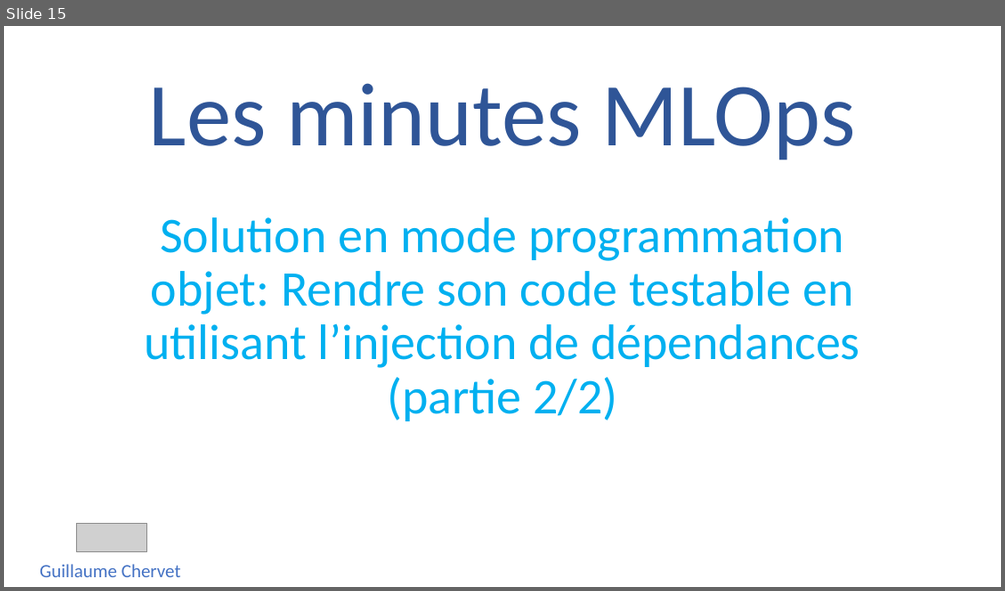
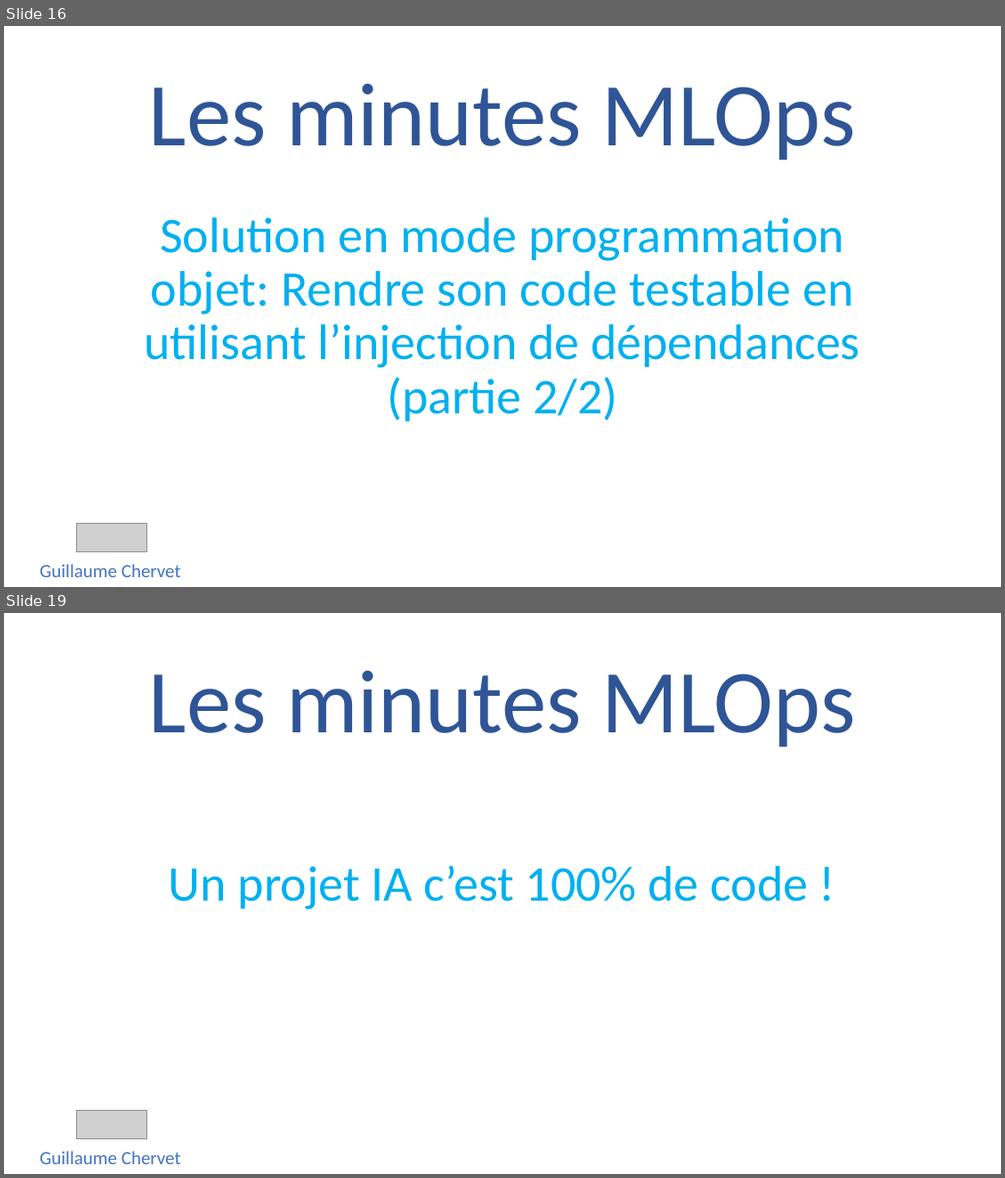
Before and after one commit to guillaume-chervet/Les-Minutes-MLOps, a slide deck: Les minutes MLOps.pptx. Shown one above the other, each under a label of ours: slide 15 before the commit, slides 16 and 19 after it; the slides between them are not shown. The pictures are 1005x591 and 1005x1178 pixels, drawn with LibreOffice and Linux fonts; fonts in the diff are those of the drawing; grey boxes stand for pictures. Boxes give left, top, right and bottom in pixels: in the first picture for what was removed or moved away, otherwise in the second. Text is boxed around its words. In the diff, an @@ line names an element or a change of style, - is before the commit and + after.

Commit message:
feat(MLOPs): add episodes

```diff
--- a/Les minutes MLOps.pptx
+++ b/Les minutes MLOps.pptx
@@ slide 19 added at <box>4,613,1001,1174</box>, background #FFFFFF @@
@@ title added at <box>149,670,856,747</box>, 86.4 pt, text #2F5597 @@
+Les minutes MLOps
@@ subtitle added at <box>169,865,808,909</box>, 48 pt, text #00B0F0 @@
+Un projet IA c’est 100% de code !
@@ picture added at <box>76,1111,146,1139</box> @@
@@ text added at <box>40,1151,181,1164</box>, 18 pt, text #4472C4 @@
+Guillaume Chervet
@@ what was slide 15 is now slide 16 @@
```
Also in this commit, not shown: 15 other slides added, 3 other files.
